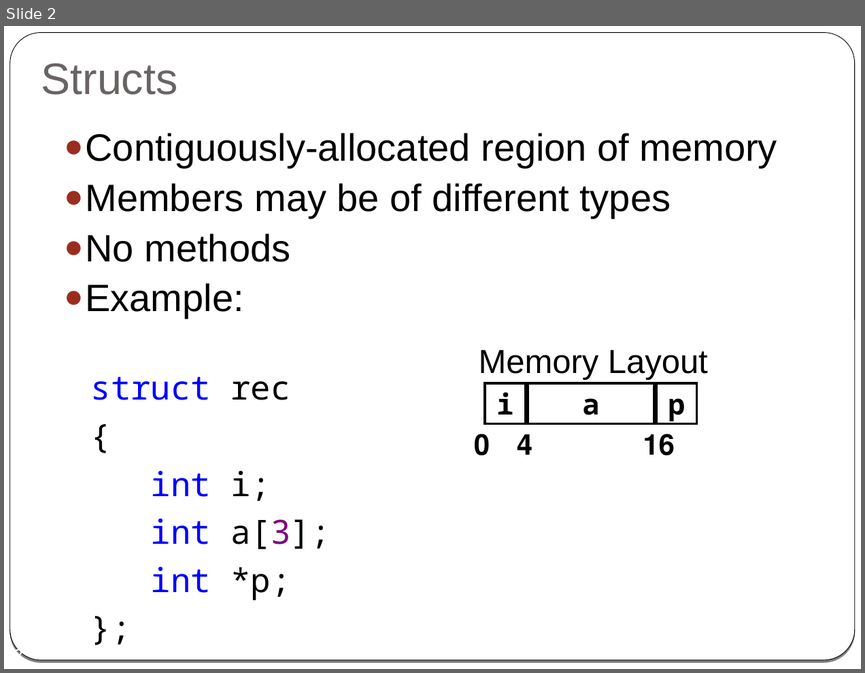
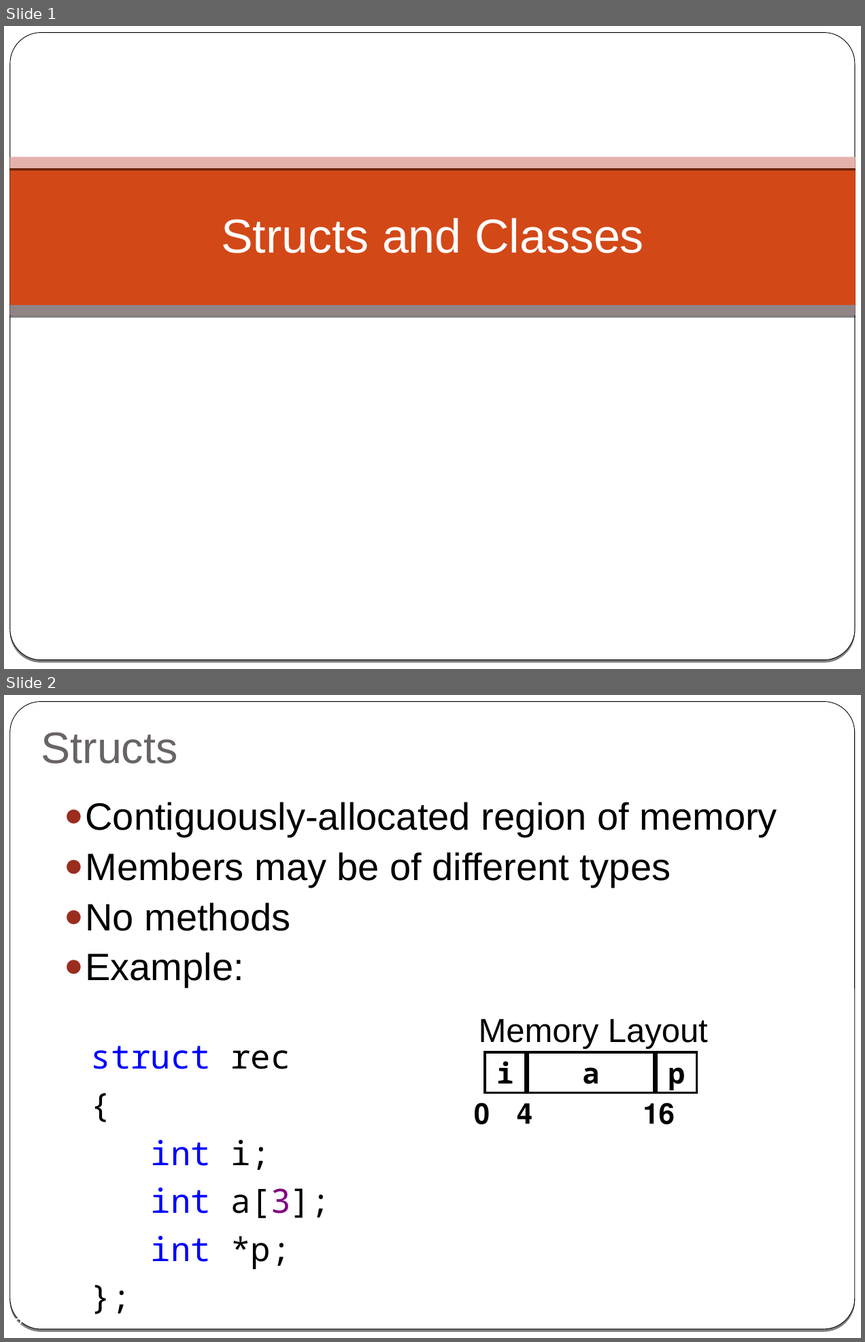
Before and after one commit to cpp-at-ariel/cpp-5778, a slide deck: week02-classes-constructors-destructors/slides.odp. Shown one above the other, each under a label of ours: slide 2 before the commit, slides 1 and 2 after it. The pictures are 865x673 and 865x1342 pixels, drawn with LibreOffice and Linux fonts; fonts in the diff are those of the drawing. Boxes give left, top, right and bottom in pixels: in the first picture for what was removed or moved away, otherwise in the second. Text is boxed around its words. In the diff, an @@ line names an element or a change of style, - is before the commit and + after.

```diff
--- a/week02-classes-constructors-destructors/slides.odp
+++ b/week02-classes-constructors-destructors/slides.odp
@@ slide 1 added at [4, 26, 861, 669], background gradient #000000 to #FFFFFF; not listed: 2 template elements that a slide beside it also shows @@
@@ rectangle added at [10, 162, 855, 305], fill #D34817 @@
@@ rectangle added at [10, 157, 855, 168], fill #E5B1AB @@
@@ title added at [221, 218, 644, 253], 40 pt, text #FFFFFF @@
+Structs and Classes
@@ rectangle added at [10, 305, 855, 316], fill #918485 @@
```
Also in this commit, not shown: 1 slide removed, 3 other files.
